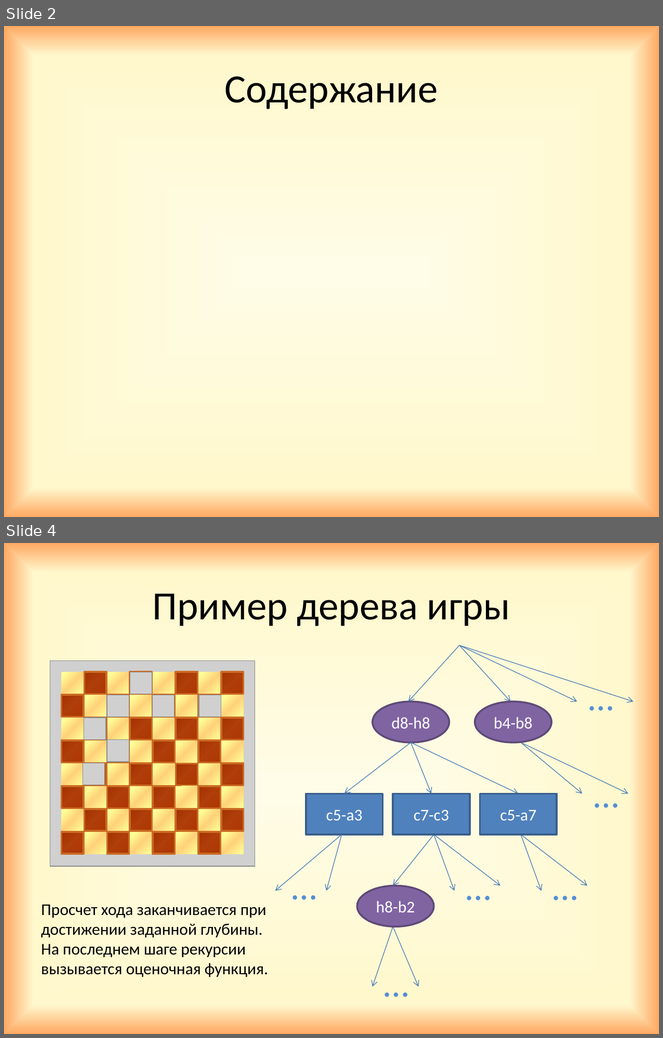
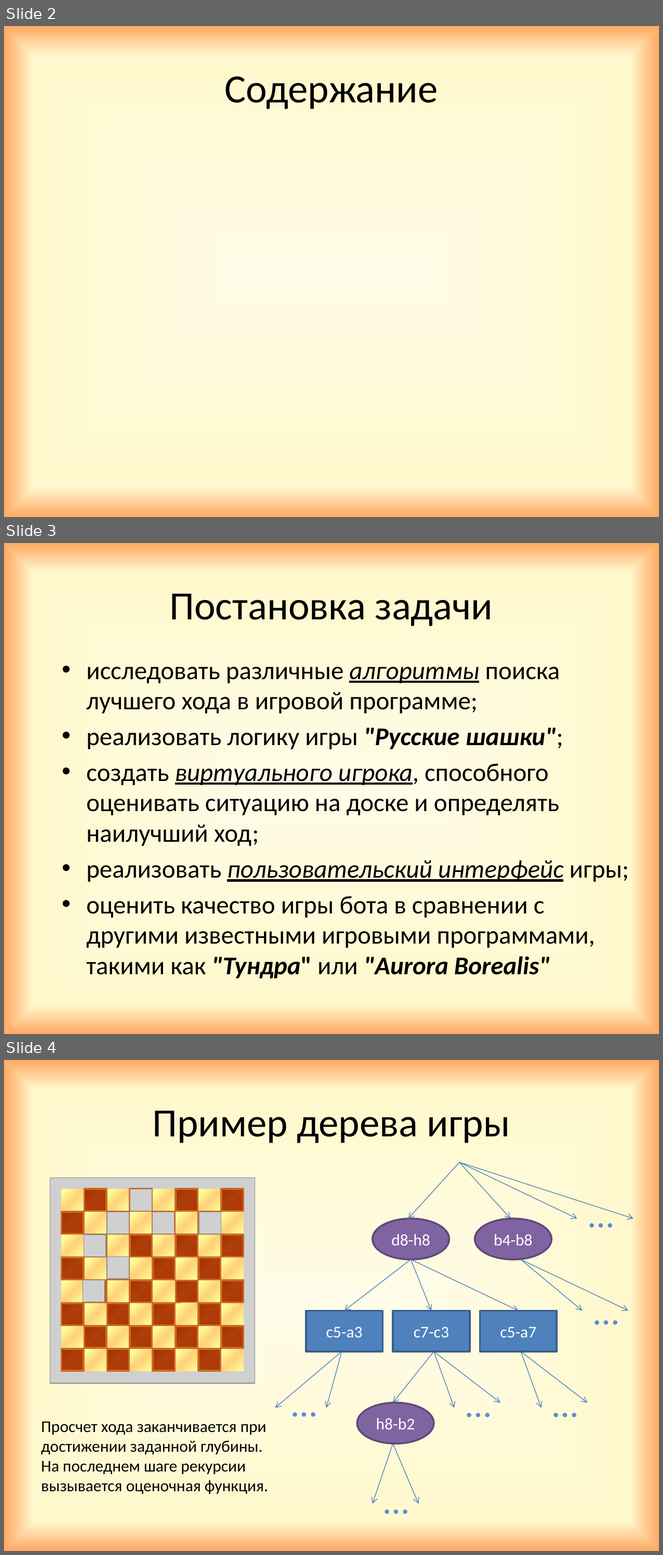
Before and after one commit to GrachevaElena/Checkers, a slide deck: Project.pptx. Shown one above the other, each under a label of ours: slides 2 and 4 before the commit, slides 2, 3 and 4 after it; the slides between them are not shown. The pictures are 663x1038 and 663x1555 pixels, drawn with LibreOffice and Linux fonts; fonts in the diff are those of the drawing; grey boxes stand for pictures. Boxes give left, top, right and bottom in pixels: in the first picture for what was removed or moved away, otherwise in the second. Text is boxed around its words. In the diff, an @@ line names an element or a change of style, - is before the commit and + after.

```diff
--- a/Project.pptx
+++ b/Project.pptx
@@ slide 3 added at (x1=4, y1=543, x2=659, y2=1034), background gradient #FFFCE7 to #FFF8CD to #FFA861 @@
@@ title added at (x1=170, y1=593, x2=493, y2=626), 44 pt, text #000000 @@
+Постановка задачи
@@ text added at (x1=86, y1=667, x2=630, y2=979), 28 pt, text #000000 @@
+• исследовать различные алгоритмы поиска лучшего хода в игровой программе;
+• реализовать логику игры "Русские шашки";
+• создать виртуального игрока, способного оценивать ситуацию на доске и определять наилучший ход;
+• реализовать пользовательский интерфейс игры;
+• оценить качество игры бота в сравнении с другими известными игровыми программами, такими как "Тундра" или "Aurora Borealis"
```
Also in this commit, not shown: 1 slide removed, 1 other file.
